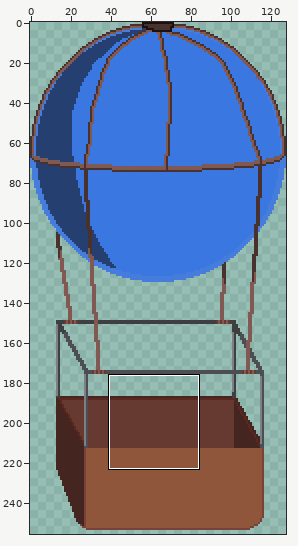
Pixel-art file -- Art/Hot-airBalloon.aseprite. The first picture is a wide view before the edit; the outline marks the close-up.
Close-up. First the earlier version:
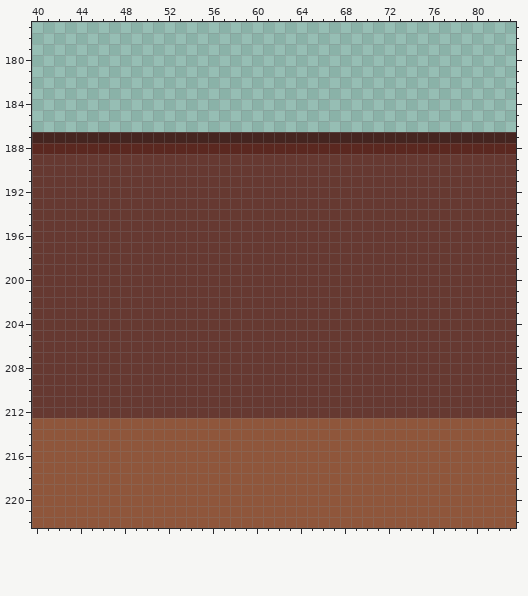
128x256 pixels, 1 frame. Colours within 5 levels of each other are drawn and written as one. Shown: x 40..83, y 177..222.
New version:
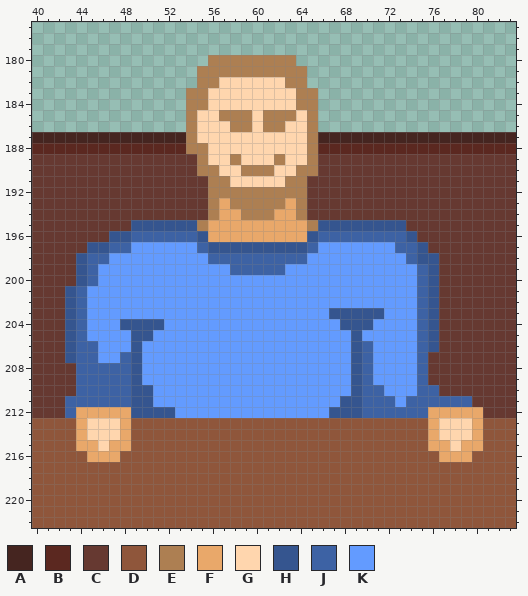
Palette (. is transparent): A #452520  B #5b2820  C #663931  D #8f563b  E #ad7f52  F #e9a86a  G #ffd6ae  H #35558f  J #3d62a4  K #639bff
What changed:
layer "Koppi ja pallo" added
layer "Ukko" added
layer "Layer 1" removed
Changed rows in their new state; - is an unchanged pixel.
Layer "Ukko":
first column x 43:
180 -------------EEEEEEEE-----------------
181 ------------EEEEEEEEEE----------------
182 ------------EEGGGGGGEE----------------
183 -----------EEGGGGGGGGEE---------------
184 -----------EEGGGGGGGGEE---------------
185 -----------EGGEEEGEEEGE---------------
186 -----------EGGGEEGEEGGE---------------
187 -----------EGGGGGGGGGGE---------------
188 -----------EEGGGGGGGGGE---------------
189 ------------EGGEGGGEGGE---------------
190 ------------EEGGEEEGGEE---------------
191 -------------EEGGGGGEE----------------
192 -------------EEEEEEEEE----------------
193 -------------EFEEEEEFE----------------
194 -------------EFFEEEFFE----------------
195 ------HHHHHHEFFFFFFFFFEHHHHHHHH-------
196 ----HHJJJJJJHFFFFFFFFFHJJJJJJJJH------
197 --HHJJKKKKKKJHHHHHHHHHJKKKKKKKJJH-----
198 -HJJKKKKKKKKKJJJJJJJJJKKKKKKKKKJHH----
199 -HJKKKKKKKKKKKKJJJJJKKKKKKKKKKKKJH----
200 -HJKKKKKKKKKKKKKKKKKKKKKKKKKKKKKJH----
201 HJKKKKKKKKKKKKKKKKKKKKKKKKKKKKKKJH----
202 HJKKKKKKKKKKKKKKKKKKKKKKKKKKKKKKJH----
203 HJKKKKKKKKKKKKKKKKKKKKKKHHHHHKKKJH----
204 HJKKKHHHHKKKKKKKKKKKKKKKKHHHKKKKJH----
205 HJKKKKHHKKKKKKKKKKKKKKKKKKHKKKKKJH----
206 HJJKKKHKKKKKKKKKKKKKKKKKKKHJKKKKJH----
207 HJJKKJHKKKKKKKKKKKKKKKKKKKHJKKKKJ-----
208 -JJJJJHKKKKKKKKKKKKKKKKKKKHJKKKKJ-----
209 -JJJJJHKKKKKKKKKKKKKKKKKKKHJKKKKJ-----
210 -JJJJJHHKKKKKKKKKKKKKKKKKKHJJKKKJJ----
211 JJJJJJHHKKKKKKKKKKKKKKKKKHHJJJKJJJJJJ-
212 JFFFFFHHHHKKKKKKKKKKKKKKHHHJJJJJJFFFFF
213 -FGGGF---------------------------FGGGF
214 -FGGGF---------------------------FGGGF
215 -FFGFF---------------------------FFGFF
216 --FFF-----------------------------FFF-
Where, in picture pixels (left, top, right, bottom), the same in both close-ups:
changed: (65, 55, 483, 462)
